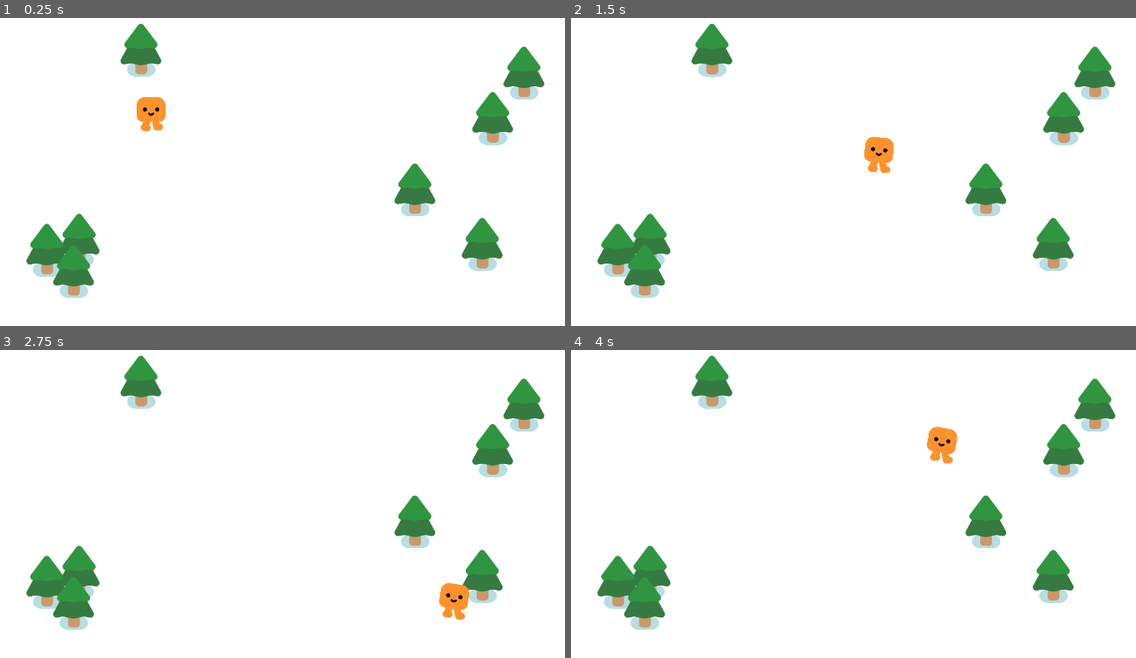
Above: before the commit, frames 1-4 (two rows, left to right).
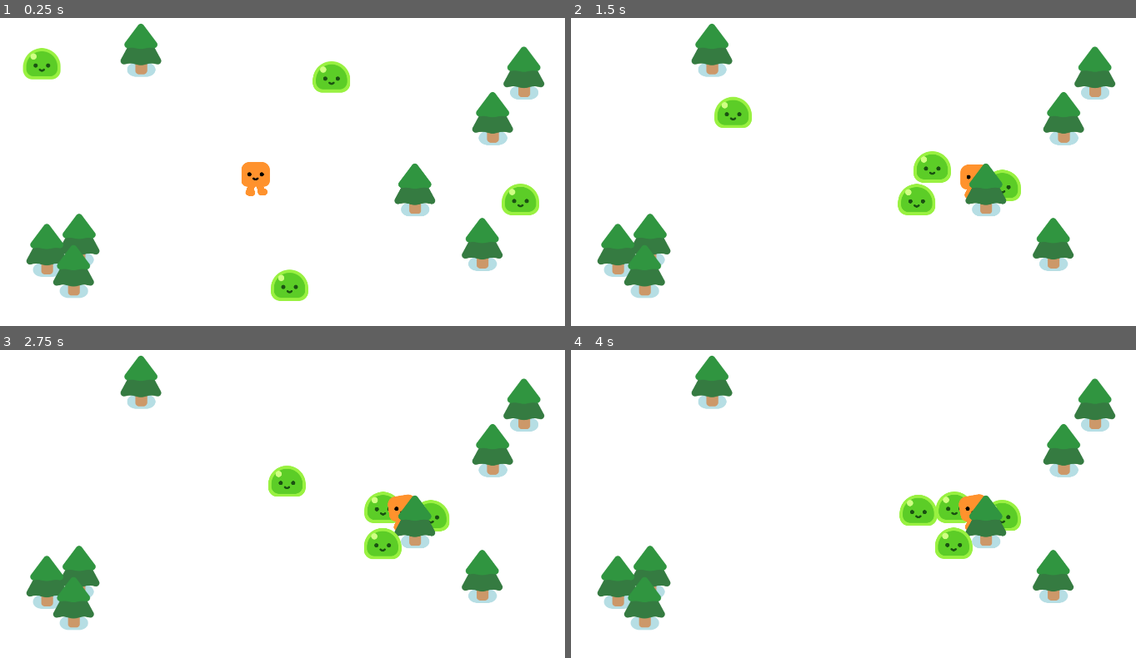
Above: after the commit, the same moments.

Repository: qwertyuiopasdfghjklzxcvbnm1234567890000/Final-Project
Game: Godot game, scene res://survivors_game.tscn
The game is run twice, just before and just after one commit, with the same random seed, the same clock (stepped at 60 frames per second) and the same inputs.
Inputs:
- Up to frame 1 (0.25 s): no input
- Up to frame 2 (1.5 s): hold D (move_right) 0.53-1.28 s; hold S (move_down) from 1.28 s (still down)
- Up to frame 3 (2.75 s): release S (move_down) at 2.03 s; hold D (move_right) from 2.03 s (still down)
- Up to frame 4 (4 s): release D (move_right) at 2.78 s; hold W (move_up) 2.78-3.53 s; hold A (move_left) from 3.53 s (still down)

The runs differ from the first frame. In frame 1, 3.3% of the frame differs, in the area x 3-96%, y 9-92%; in frame 2, 2.8%; in frame 3, 2.6%; in frame 4, 2.6%.

Commit message:
Add Mobs That Follow The Player - complete

Diff:
--- /dev/null
+++ b/mob.gd
@@ -0,0 +1,10 @@
+extends CharacterBody2D
+
+
+@onready var player  = get_node("/root/Game/Player")
+
+
+func _physics_process(delta):
+	var direction = global_position.direction_to(player.global_position)
+	velocity = direction * 300.0
+	move_and_slide()
--- /dev/null
+++ b/mob.tscn
@@ -0,0 +1,16 @@
+[gd_scene load_steps=4 format=3 uid="uid://d13xgufd5x74y"]
+
+[ext_resource type="Script" path="res://mob.gd" id="1_2pdcd"]
+[ext_resource type="PackedScene" uid="uid://ogik4s70pgwl" path="res://characters/slime/slime.tscn" id="1_x4f7b"]
+
+[sub_resource type="CircleShape2D" id="CircleShape2D_dxr0f"]
+radius = 52.0865
+
+[node name="Mob" type="CharacterBody2D"]
+script = ExtResource("1_2pdcd")
+
+[node name="Slime" parent="." instance=ExtResource("1_x4f7b")]
+
+[node name="CollisionShape2D" type="CollisionShape2D" parent="."]
+position = Vector2(0, -29)
+shape = SubResource("CircleShape2D_dxr0f")
--- a/survivors_game.tscn
+++ b/survivors_game.tscn
@@ -1,7 +1,8 @@
-[gd_scene load_steps=3 format=3 uid="uid://doj66wnhrbm0s"]
+[gd_scene load_steps=4 format=3 uid="uid://doj66wnhrbm0s"]
 
 [ext_resource type="PackedScene" uid="uid://bjafonvb1o423" path="res://player.tscn" id="1_v043t"]
 [ext_resource type="PackedScene" uid="uid://bnpes65hxnglq" path="res://pine_tree.tscn" id="2_32l35"]
+[ext_resource type="PackedScene" uid="uid://d13xgufd5x74y" path="res://mob.tscn" id="3_o1mjk"]
 
 [node name="Game" type="Node2D"]
 y_sort_enabled = true
@@ -11,7 +12,7 @@
 offset_bottom = 1080.0
 
 [node name="Player" parent="." instance=ExtResource("1_v043t")]
-position = Vector2(516, 391)
+position = Vector2(817, 578)
 
 [node name="PineTree" parent="." instance=ExtResource("2_32l35")]
 position = Vector2(215, 798)
@@ -36,3 +37,15 @@
 
 [node name="PineTree8" parent="." instance=ExtResource("2_32l35")]
 position = Vector2(1499, 418)
+
+[node name="Mob" parent="." instance=ExtResource("3_o1mjk")]
+position = Vector2(1653, 636)
+
+[node name="Mob2" parent="." instance=ExtResource("3_o1mjk")]
+position = Vector2(936, 950)
+
+[node name="Mob3" parent="." instance=ExtResource("3_o1mjk")]
+position = Vector2(134, 204)
+
+[node name="Mob4" parent="." instance=ExtResource("3_o1mjk")]
+position = Vector2(1078, 217)
